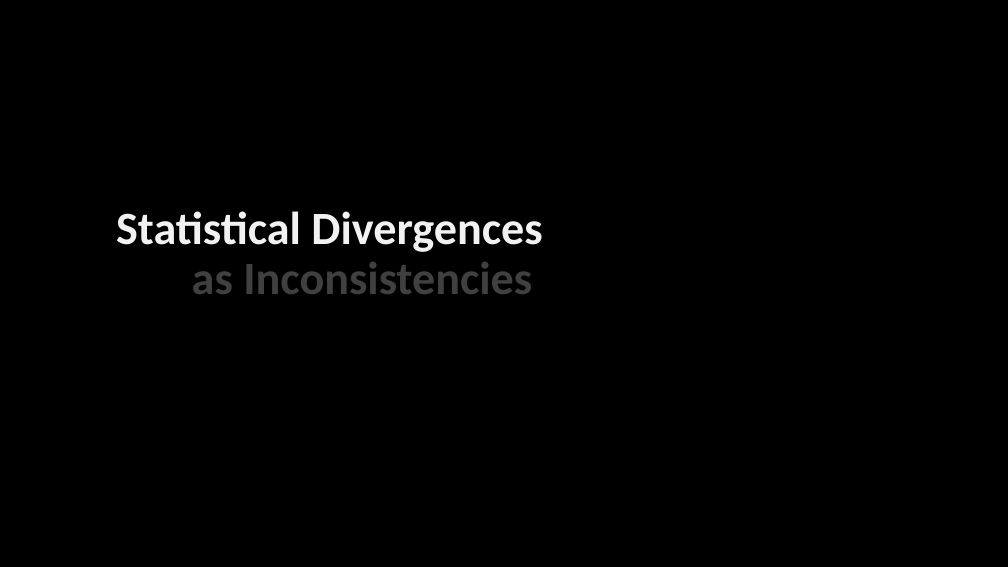
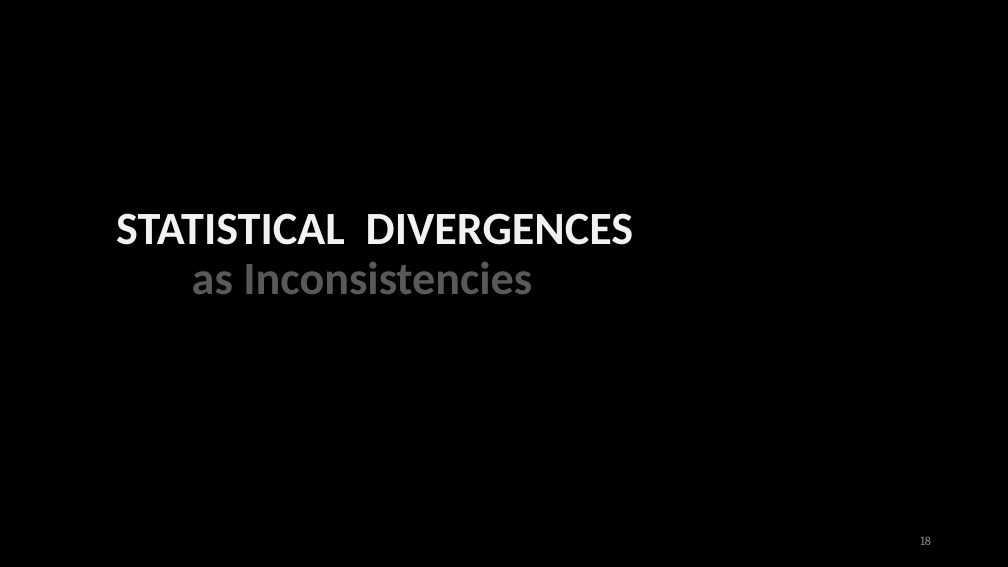
Before and after one commit to orichardson/pdg-expts, a slide deck: slide 18 of present/AISTATS-2022/one-true-loss.pptx. Drawn at 1008x567 pixels with LibreOffice and Linux fonts; fonts in the diff are those of the drawing. Boxes give left, top, right and bottom in pixels: in the first picture for what was removed or moved away, otherwise in the second. Text is boxed around its words. In the diff, an @@ line names an element or a change of style, - is before the commit and + after.

```diff
--- a/present/AISTATS-2022/one-true-loss.pptx
+++ b/present/AISTATS-2022/one-true-loss.pptx
@@ title at (116,213,634,294): text changed @@
-Statistical Divergences
-as Inconsistencies
+STATISTICAL DIVERGENCES
+as Inconsistencies
@@ page number added at (920,536,931,545), 12 pt, text #8C8C8C @@
+18
```
Also in this commit, not shown: 27 other slides changed.
